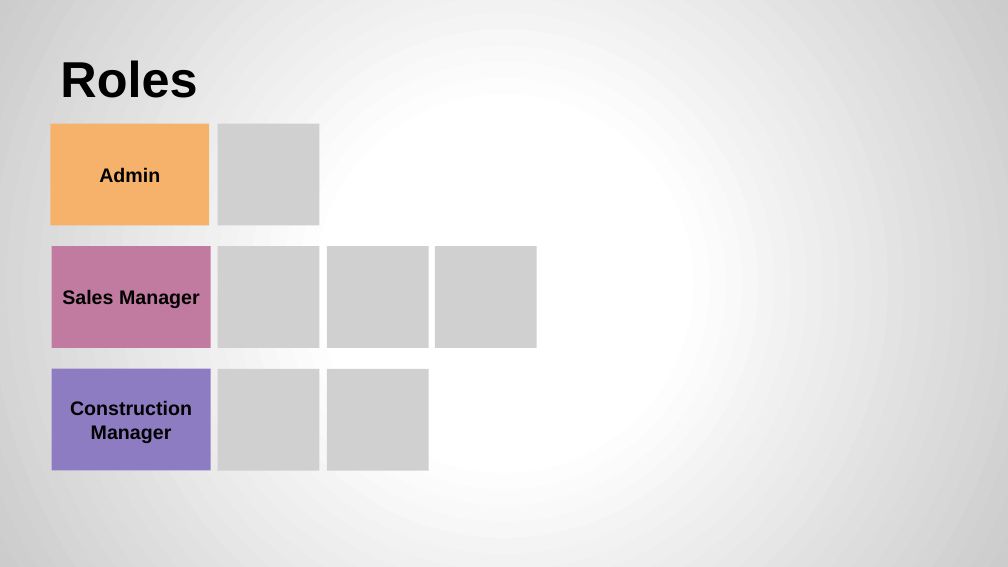
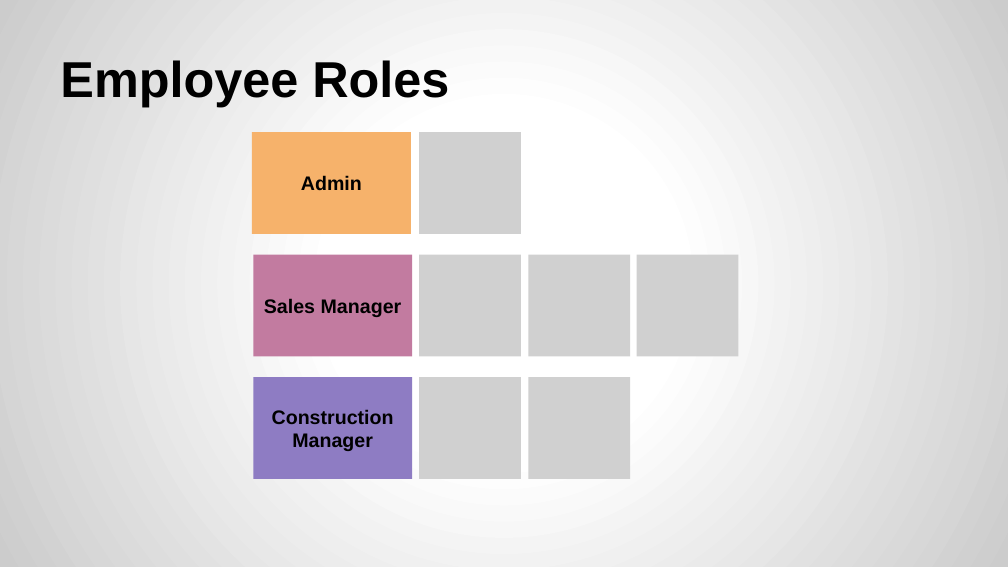
Before and after one commit to XuefengZhai/Database_Project, a slide deck: slide 9 of G3_eggshell/G3_Presentation.pptx. Drawn at 1008x567 pixels with LibreOffice and Linux fonts; fonts in the diff are those of the drawing; grey boxes stand for pictures. Boxes give left, top, right and bottom in pixels: in the first picture for what was removed or moved away, otherwise in the second. Text is boxed around its words. In the diff, an @@ line names an element or a change of style, - is before the commit and + after.

```diff
--- a/G3_eggshell/G3_Presentation.pptx
+++ b/G3_eggshell/G3_Presentation.pptx
@@ title at (60, 60, 449, 106): text changed @@
-Roles
+Employee Roles
@@ 6 pictures, 3 rectangles: place and size @@
-6 pictures, 3 rectangles at (50, 124, 537, 471)
+6 pictures, 3 rectangles at (252, 132, 739, 479)
```
Also in this commit, not shown: 6 other slides changed, 8 slides added, 1 other file.
